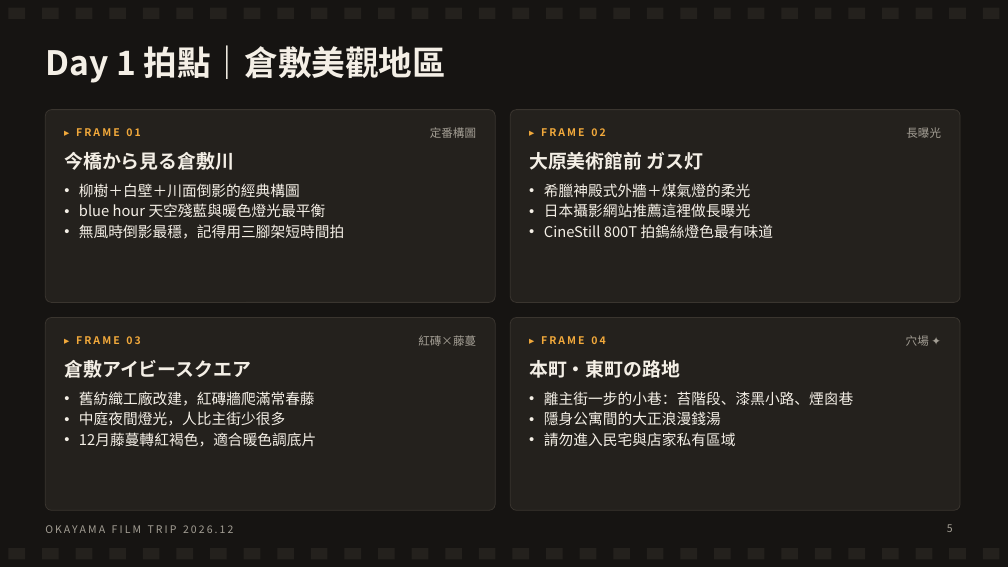
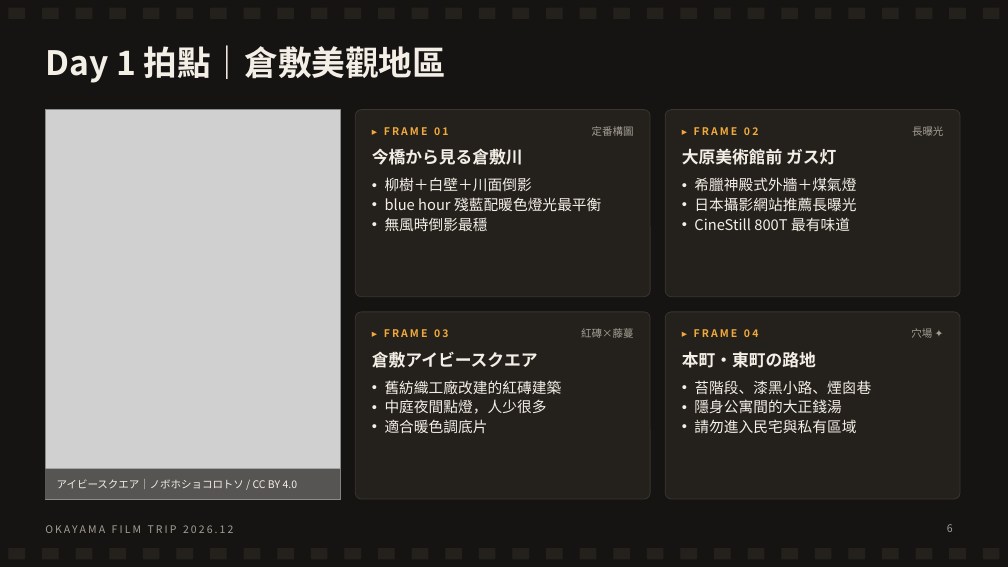
Before and after one commit to leoimpact999/djokovic-vs-sinner-analysis, a slide deck: slide 6 of 岡山4天3夜_底片獵景之旅.pptx (slide 5 before the commit). Drawn at 1008x567 pixels with LibreOffice and Linux fonts; fonts in the diff are those of the drawing; grey boxes stand for pictures. Boxes give left, top, right and bottom in pixels: in the first picture for what was removed or moved away, otherwise in the second. Text is boxed around its words. In the diff, an @@ line names an element or a change of style, - is before the commit and + after.

```diff
--- a/岡山4天3夜_底片獵景之旅.pptx
+++ b/岡山4天3夜_底片獵景之旅.pptx
@@ picture added at (45,110,340,499) @@
@@ rounded rectangle: place and size @@
-rounded rectangle at (45,110,495,302)
+rounded rectangle at (355,110,650,297)
@@ rounded rectangle: place and size @@
-rounded rectangle at (510,110,960,302)
+rounded rectangle at (665,110,960,297)
@@ text "今橋から見る倉敷川": place and size @@
-text "今橋から見る倉敷川" at (64,152,234,170)
+text "今橋から見る倉敷川" at (372,148,523,165)
@@ text "▸ FRAME 01": place and size @@
-text "▸ FRAME 01" at (76,128,140,136)
+text "▸ FRAME 01" at (384,127,448,135)
@@ text "定番構圖": place and size @@
-text "定番構圖" at (430,127,476,138)
+text "定番構圖" at (592,126,634,136)
@@ text "大原美術館前 ガス灯": place and size @@
-text "大原美術館前 ガス灯" at (529,152,704,170)
+text "大原美術館前 ガス灯" at (682,149,836,165)
@@ text "▸ FRAME 02": place and size @@
-text "▸ FRAME 02" at (541,128,605,136)
+text "▸ FRAME 02" at (694,127,758,135)
@@ text at (385,177,601,231): text changed @@
-• 柳樹＋白壁＋川面倒影的經典構圖
-• blue hour 天空殘藍與暖色燈光最平衡
-• 無風時倒影最穩，記得用三腳架短時間拍
+• 柳樹＋白壁＋川面倒影
+• blue hour 殘藍配暖色燈光最平衡
+• 無風時倒影最穩
@@ text at (694,177,856,231): text changed @@
-• 希臘神殿式外牆＋煤氣燈的柔光
-• 日本攝影網站推薦這裡做長曝光
-• CineStill 800T 拍鎢絲燈色最有味道
+• 希臘神殿式外牆＋煤氣燈
+• 日本攝影網站推薦長曝光
+• CineStill 800T 最有味道
@@ proportions changed in 4 elements at (665,110,960,297), (665,312,960,499), (355,110,650,297), (355,312,650,499) @@
@@ rounded rectangle: place and size @@
-rounded rectangle at (45,318,495,510)
+rounded rectangle at (355,312,650,499)
@@ text "▸ FRAME 03": place and size @@
-text "▸ FRAME 03" at (76,336,140,344)
+text "▸ FRAME 03" at (384,329,448,337)
@@ size 11 to 10 pt in 4 elements at (912,126,943,136), (911,328,932,338), (592,126,634,136), (581,328,633,338) @@
@@ text "紅磚×藤蔓": place and size @@
-text "紅磚×藤蔓" at (418,335,476,346)
+text "紅磚×藤蔓" at (581,328,633,338)
@@ rounded rectangle: place and size @@
-rounded rectangle at (510,318,960,510)
+rounded rectangle at (665,312,960,499)
@@ text "▸ FRAME 04": place and size @@
-text "▸ FRAME 04" at (541,336,605,344)
+text "▸ FRAME 04" at (694,329,758,337)
@@ text "穴場 ✦": place and size @@
-text "穴場 ✦" at (906,335,929,346)
+text "穴場 ✦" at (911,328,932,338)
@@ size 18 to 16 pt in 4 elements at (682,149,836,165), (682,351,816,368), (372,148,523,165), (372,352,538,368) @@
@@ text "倉敷アイビースクエア": place and size @@
-text "倉敷アイビースクエア" at (64,360,251,378)
+text "倉敷アイビースクエア" at (372,352,538,368)
@@ text "本町・東町の路地": place and size @@
-text "本町・東町の路地" at (529,360,680,378)
+text "本町・東町の路地" at (682,351,816,368)
@@ text at (385,380,562,433): text changed @@
-• 舊紡織工廠改建，紅磚牆爬滿常春藤
-• 中庭夜間燈光，人比主街少很多
-• 12月藤蔓轉紅褐色，適合暖色調底片
+• 舊紡織工廠改建的紅磚建築
+• 中庭夜間點燈，人少很多
+• 適合暖色調底片
@@ text at (694,380,871,433): text changed @@
-• 離主街一步的小巷：苔階段、漆黑小路、煙囪巷
-• 隱身公寓間的大正浪漫錢湯
-• 請勿進入民宅與店家私有區域
+• 苔階段、漆黑小路、煙囪巷
+• 隱身公寓間的大正錢湯
+• 請勿進入民宅與私有區域
@@ rectangle added at (45,469,340,499), fill #161412 at 65% opacity @@
@@ text added at (57,479,298,489), 10 pt, text #F4EFE6 @@
+アイビースクエア｜ノボホショコロトソ / CC BY 4.0
```
Also in this commit, not shown: 14 other slides changed, 2 slides added.
